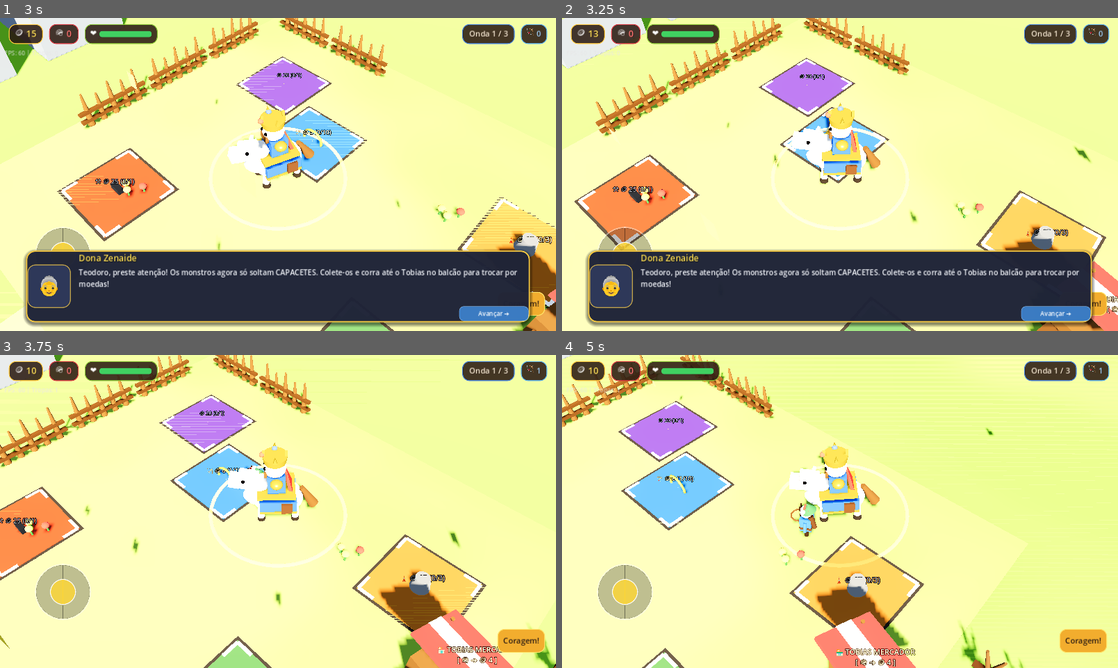
Above: before the commit, frames 1-4 (two rows, left to right).
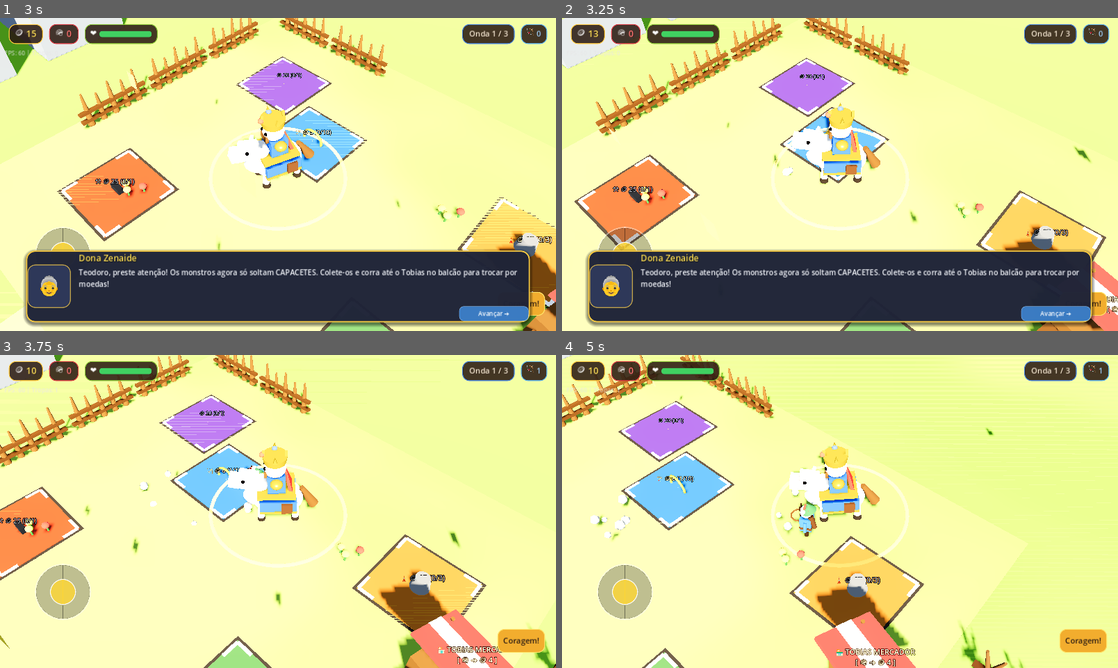
Above: after the commit, the same moments.

Repository: JonathasHenrique/reino-pequenino
Game: Godot game, scene res://scenes/ui/MainMenu.tscn
The game is run twice, just before and just after one commit, with the same random seed, the same clock (stepped at 60 frames per second) and the same inputs.
Inputs (mouse positions are in pixels of both pictures, inside the frame that each line leads up to):
- Up to frame 1 (3 s): click "⚔️ Iniciar Jornada" at 0.5 s; click "Pular História ⏩" at 1.25 s; click "Avançar ➔" at 2 s; tap Enter at 2.75 s; move the mouse to (400, 158) at 2.77 s; hold Right (ui_right) from 2.78 s (still down); click (400, 158) at 2.92 s
- Up to frame 2 (3.25 s): keep holding Right (ui_right); tap Space at 3.02 s
- Up to frame 3 (3.75 s): release Right (ui_right) at 3.5 s; drag from (166, 527) to (250, 574) at 3.52 s
- Up to frame 4 (5 s): move the mouse to (895, 442) at 4.27 s; hold Right (ui_right) from 4.28 s (still down)

Frame 1 is identical in both runs. In frame 2, less than 0.1% of the frame differs, in the area x 39-42%, y 47-51%; in frame 3, 0.2%; in frame 4, 0.4%, in the area x 5-43%, y 42-60%.
Error in both runs: Cannot call method 'set_input_as_handled' on a null value. (res://scripts/ui/DialogueBox.gd:53)

Commit message:
feat(juice): Fase 5 - hit flash squash-and-stretch, arcos parabolicos de coleta, numeros de dano popup e poeira nas patas

Diff:
--- a/scripts/entities/Coin.gd
+++ b/scripts/entities/Coin.gd
@@ -28,6 +28,9 @@
 
 		current_accel += delta * 12.0
 		var step = to_king.normalized() * (magnet_speed * current_accel * delta)
+		var arc_y = sin(clampf(1.0 - (dist / 6.0), 0.0, 1.0) * PI) * 0.9
+		if visual_node:
+			visual_node.position.y = arc_y
 
 		if step.length() >= dist or dist < 0.6:
 			# Coleta concluída
--- a/scripts/entities/Enemy.gd
+++ b/scripts/entities/Enemy.gd
@@ -119,9 +119,18 @@
 	current_hp -= amount
 	AudioManager.play_sfx("hit")
 	_spawn_damage_number(amount)
+	_flash_white_and_squash()
 
 	if current_hp <= 0:
 		_die()
+
+func _flash_white_and_squash() -> void:
+	if not visuals:
+		return
+	var orig_scale = visuals.scale
+	visuals.scale = orig_scale * Vector3(1.25, 0.75, 1.25)
+	var tw = create_tween()
+	tw.tween_property(visuals, "scale", orig_scale, 0.14).set_trans(Tween.TRANS_BACK).set_ease(Tween.EASE_OUT)
 
 func _spawn_damage_number(val: int) -> void:
 	var float_scene = load("res://scenes/ui/FloatingNumber.tscn")
--- a/scripts/entities/King.gd
+++ b/scripts/entities/King.gd
@@ -11,6 +11,7 @@
 var move_direction: Vector3 = Vector3.ZERO
 var input_vector: Vector2 = Vector2.ZERO
 var trot_time: float = 0.0
+var step_timer: float = 0.0
 
 @onready var coin_stack: Node3D = $CoinStack
 @onready var magnet_area: Area3D = $MagnetArea
@@ -68,6 +69,13 @@
 		visuals.position.y = abs(sin(trot_time)) * 0.12
 		visuals.rotation.x = sin(trot_time) * 0.05
 
+		# Partículas suaves de poeira nas patas do cavalo
+		step_timer += delta
+		if step_timer >= 0.24:
+			step_timer = 0.0
+			var spawn_pos = global_position - visuals.transform.basis.z * 0.35
+			Art.dust_puff(get_parent(), spawn_pos, 4)
+
 		# Rotação suave do personagem na direção do movimento
 		var target_angle = atan2(-move_direction.x, -move_direction.z)
 		visuals.rotation.y = lerp_angle(visuals.rotation.y, target_angle, rotation_speed * delta)
--- a/scripts/entities/SpoilLoot.gd
+++ b/scripts/entities/SpoilLoot.gd
@@ -25,7 +25,12 @@
 
 	if is_attracted and is_instance_valid(target_node):
 		var target_pos = target_node.global_position + Vector3(0, 0.6, 0)
+		var to_target = target_pos - global_position
+		var dist = to_target.length()
+		var arc_y = sin(clampf(1.0 - (dist / 6.0), 0.0, 1.0) * PI) * 1.1
 		global_position = global_position.move_toward(target_pos, attract_speed * delta)
+		if visuals:
+			visuals.position.y = 0.25 + arc_y
 		if global_position.distance_to(target_pos) < 0.8:
 			_collect()
 
--- a/scripts/ui/FloatingNumber.gd
+++ b/scripts/ui/FloatingNumber.gd
@@ -14,7 +14,10 @@
 		label = $Label3D
 	label.text = "-%d" % number
 	label.modulate = color
-	# Pequeno desvio horizontal aleatório para números não se sobreporem
+	scale = Vector3(0.4, 0.4, 0.4)
+	var tw = create_tween()
+	tw.tween_property(self, "scale", Vector3(1.15, 1.15, 1.15), 0.12).set_trans(Tween.TRANS_BACK).set_ease(Tween.EASE_OUT)
+	tw.tween_property(self, "scale", Vector3.ONE, 0.1)
 	velocity.x = randf_range(-0.8, 0.8)
 	velocity.z = randf_range(-0.5, 0.5)
 
